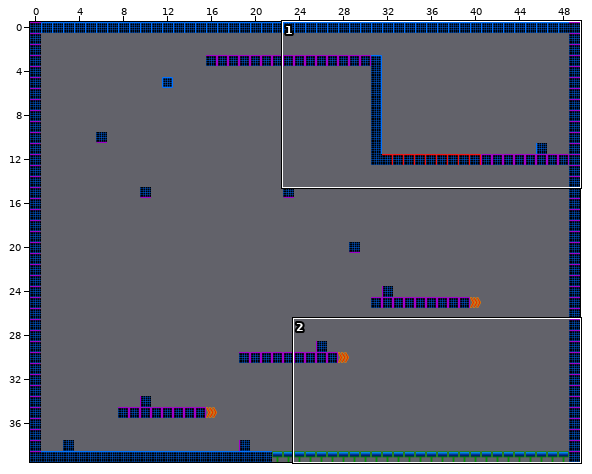
Two states of a Tiled map, Game/data/maps/help.tmx. The picture above shows the old version from afar; the outline marks the close-up.
Close-up. Before the commit:
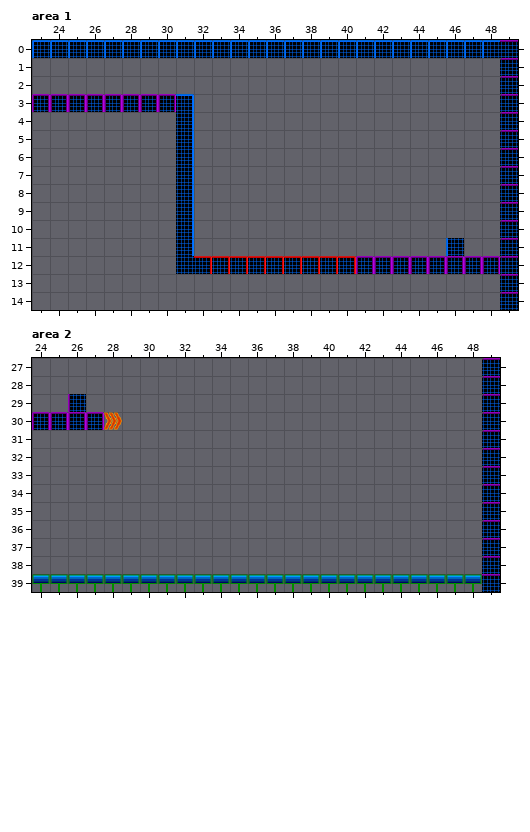
Cells are 32x32 px. Shown: area 1 x 23..49, y 0..14; area 2 x 24..49, y 27..39. The commit also changed other parts of the map, which this record leaves out.
Now the later version:
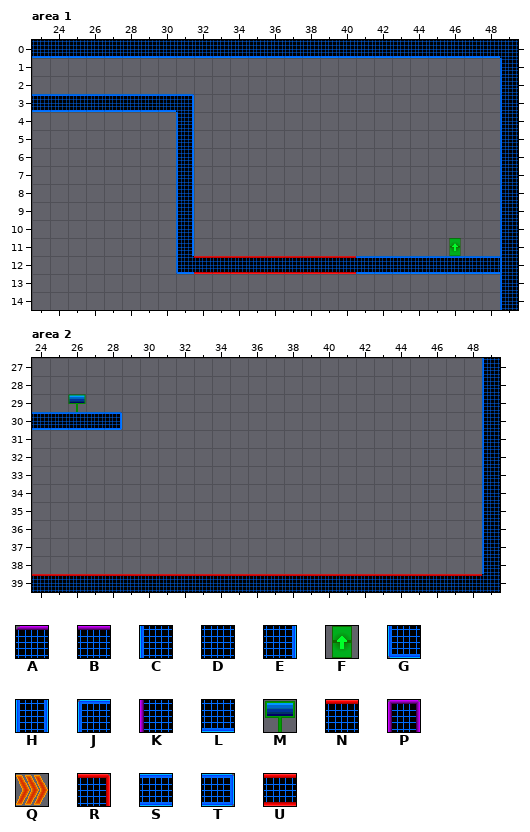
Key: from "TestTile": A 8, B 9, C 11, D 12, E 13, F 14, G 15, H 16, J 17, K 19, L 23, M 25, N 34, P 52, Q 53, R 68, S 70, T 71, U 92.
_ is an empty cell, . an unchanged one.
Difference:
--- layer "Tile Layer 1", area 1
@@ x 23..49 @@
- 0 JJJJJJJJJJJJJJJJJJJJJJJJJJB
- 1 ..........................A
- 2 ..........................A
- 3 PPPPPPPP..................A
- 4 ........E.................A
- 5 ........E.................A
- 6 ........E.................A
- 7 ........E.................A
- 8 ........E.................A
- 9 ........E.................A
-10 ........E.................A
-11 ........E..............C..A
-12 ........DRRRRRRRRRPPPPPPPPA
-13 ..........................A
-14 ..........................A
+ 0 LLLLLLLLLLLLLLLLLLLLLLLLLLD
+ 1 ..........................C
+ 2 ..........................C
+ 3 SSSSSSSS..................C
+ 4 ........H.................C
+ 5 ........H.................C
+ 6 ........H.................C
+ 7 ........H.................C
+ 8 ........H.................C
+ 9 ........H.................C
+10 ........H.................C
+11 ........H..............F..C
+12 ........GUUUUUUUUUSSSSSSSSC
+13 ..........................C
+14 ..........................C
--- layer "Tile Layer 1", area 2
@@ x 24..49 @@
-27 .........................A
-28 .........................A
-29 ..K......................A
-30 PPPPQ....................A
-31 .........................A
-32 .........................A
-33 .........................A
-34 .........................A
-35 .........................A
-36 .........................A
-37 .........................A
-38 .........................A
-39 MMMMMMMMMMMMMMMMMMMMMMMMMB
+27 .........................C
+28 .........................C
+29 ..M......................C
+30 SSSST....................C
+31 .........................C
+32 .........................C
+33 .........................C
+34 .........................C
+35 .........................C
+36 .........................C
+37 .........................C
+38 .........................C
+39 NNNNNNNNNNNNNNNNNNNNNNNNND
Changed places in both close-ups, as pixel boxes (x1, y1, x2, y2):
changed: (32, 40, 518, 310)
changed: (32, 358, 500, 592)
